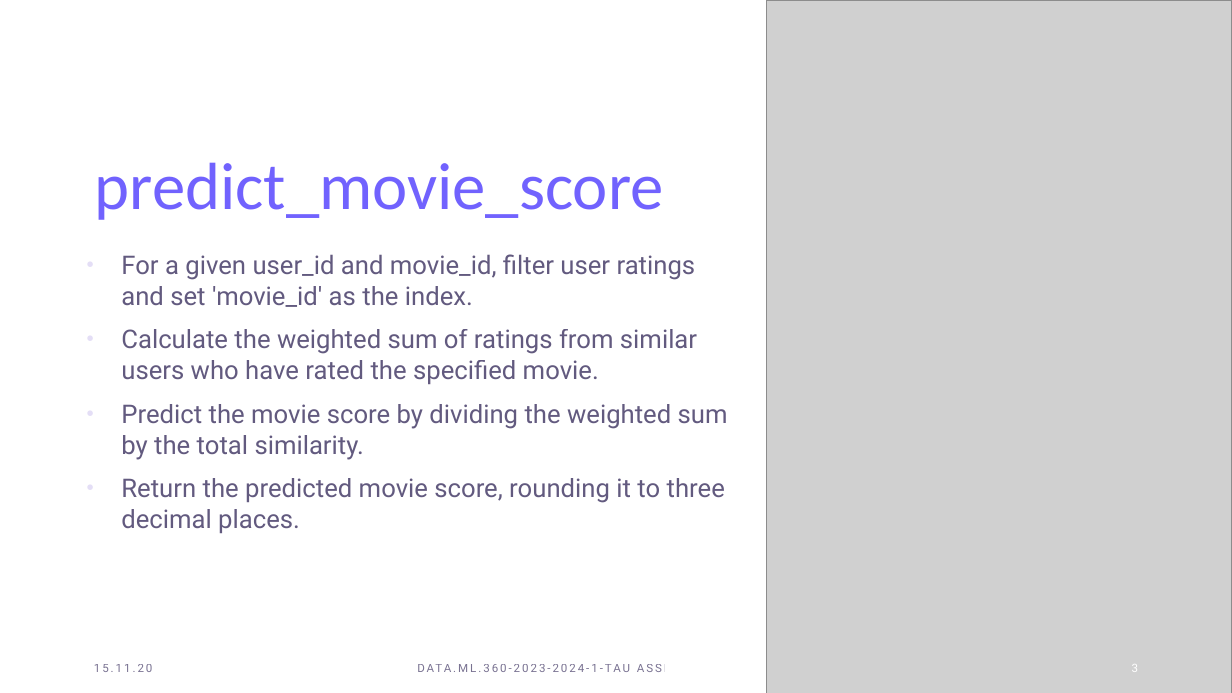
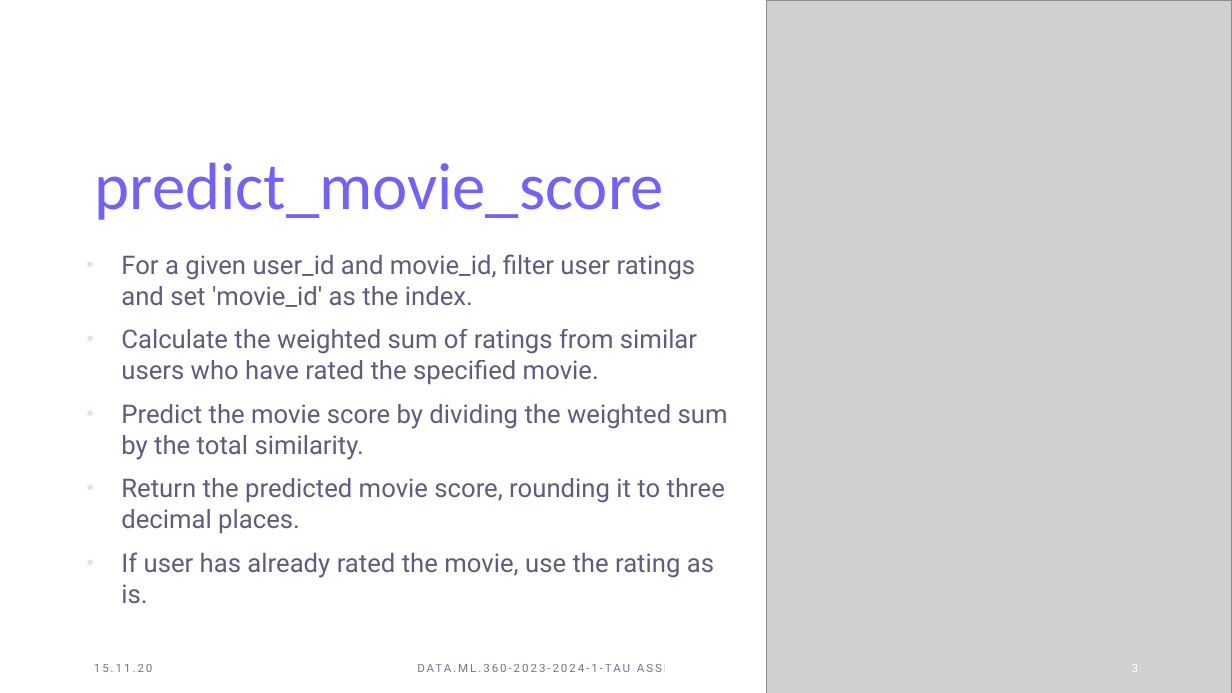
Before and after one commit to miajaa/recsys, a slide deck: slide 3 of Assignment2ppt.pptx. Drawn at 1232x693 pixels with LibreOffice and Linux fonts; fonts in the diff are those of the drawing; grey boxes stand for pictures. Boxes give left, top, right and bottom in pixels: in the first picture for what was removed or moved away, otherwise in the second. Text is boxed around its words. In the diff, an @@ line names an element or a change of style, - is before the commit and + after.

```diff
--- a/Assignment2ppt.pptx
+++ b/Assignment2ppt.pptx
@@ text at <box>121,552,714,603</box>: paragraph added @@
+• If user has already rated the movie, use the rating as is.
```
Also in this commit, not shown: 2 other slides changed, 2 other files.
